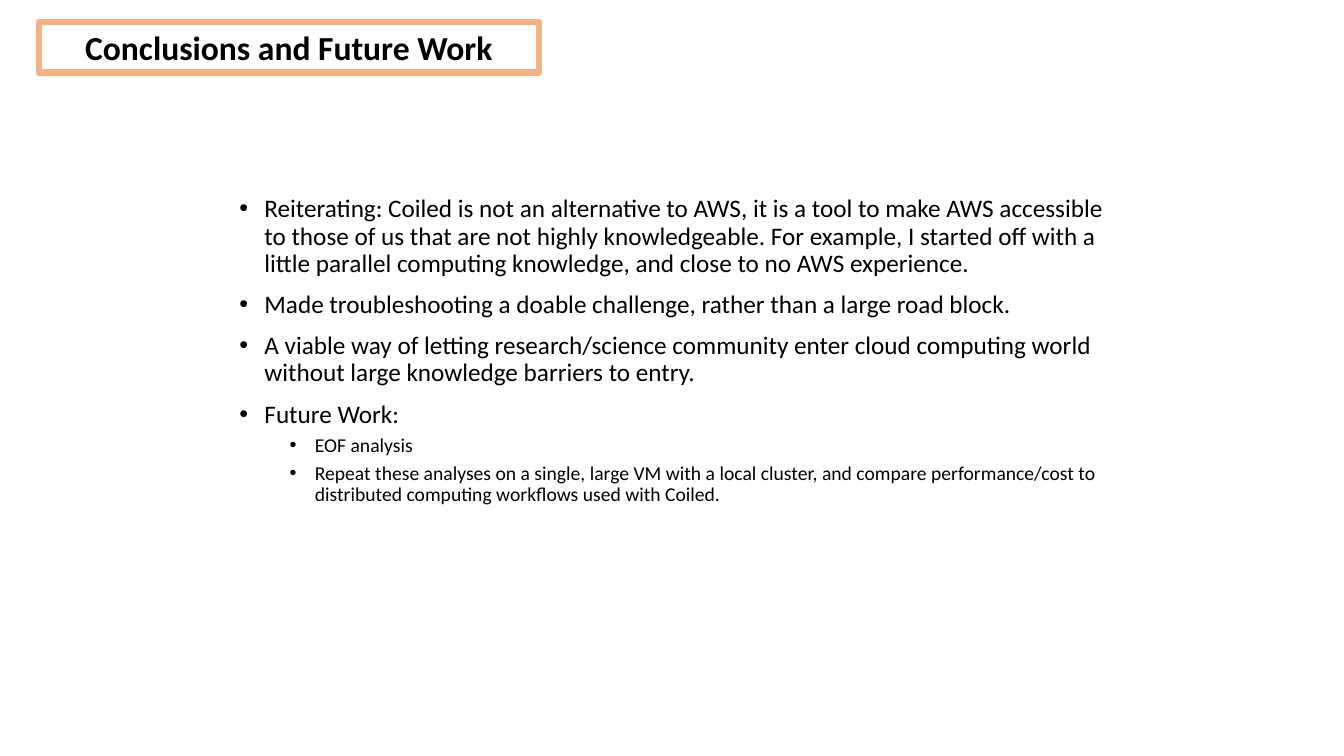
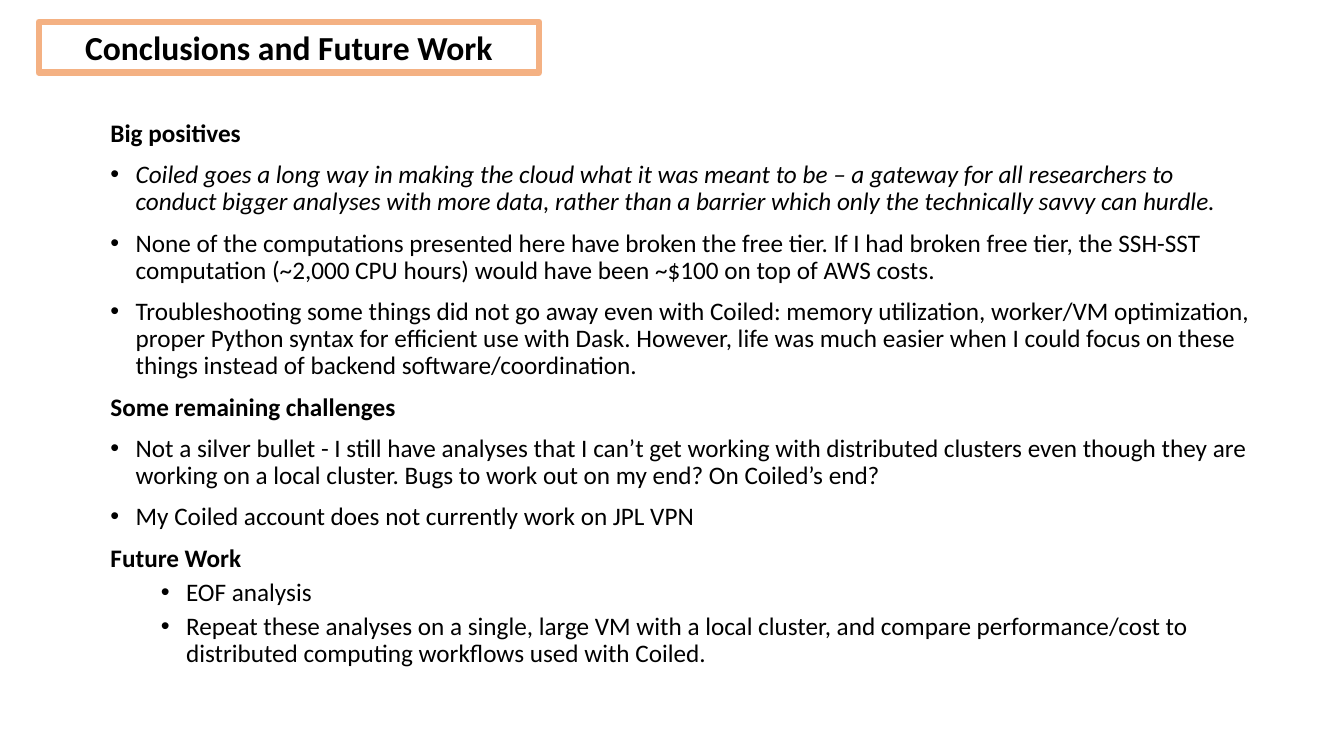
Before and after one commit to DeanHenze/cloud_earthdata, a slide deck: slide 32 of coiled/Coiled_presentation.pptx (slide 30 before the commit). Drawn at 1344x756 pixels with LibreOffice and Linux fonts; fonts in the diff are those of the drawing. Boxes give left, top, right and bottom in pixels: in the first picture for what was removed or moved away, otherwise in the second. Text is boxed around its words. In the diff, an @@ line names an element or a change of style, - is before the commit and + after.

```diff
--- a/coiled/Coiled_presentation.pptx
+++ b/coiled/Coiled_presentation.pptx
@@ text "Big positives": place and size @@
-text "Big positives" at bbox=[264, 199, 1102, 505]
+text "Big positives" at bbox=[110, 124, 1248, 639]
@@ text at bbox=[110, 124, 1248, 568]: text changed @@
-• Reiterating: Coiled is not an alternative to AWS, it is a tool to make AWS accessible to those of us that are not highly knowledgeable. For example, I started off with a little parallel computing knowledge, and close to no AWS experience.
-• Made troubleshooting a doable challenge, rather than a large road block.
-• A viable way of letting research/science community enter cloud computing world without large knowledge barriers to entry.
-• Future Work:
+Big positives
+• Coiled goes a long way in making the cloud what it was meant to be – a gateway for all researchers to conduct bigger analyses with more data, rather than a barrier which only the technically savvy can hurdle.
+• None of the computations presented here have broken the free tier. If I had broken free tier, the SSH-SST computation (~2,000 CPU hours) would have been ~$100 on top of AWS costs.
+• Troubleshooting some things did not go away even with Coiled: memory utilization, worker/VM optimization, proper Python syntax for efficient use with Dask. However, life was much easier when I could focus on these things instead of backend software/coordination.
+Some remaining challenges
+• Not a silver bullet - I still have analyses that I can’t get working with distributed clusters even though they are working on a local cluster. Bugs to work out on my end? On Coiled’s end?
+• My Coiled account does not currently work on JPL VPN
+Future Work
@@ text at bbox=[186, 583, 1187, 639]: size 14 to 18 pt in "EOF analysis", "Repeat these analyses on a single, large ..." @@
```
Also in this commit, not shown: 20 other slides changed, 7 slides added, 9 slides removed, 3 other files.
